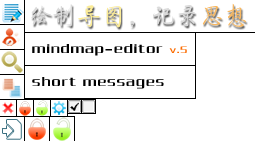
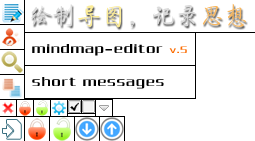
The second 255×141 image is a revision of the first. Changes to its layers:
added layer "图层 17 副本" above "图层 17" over [99, 116, 125, 141]
added layer "图层 17" above "图层 16" over [75, 116, 100, 141]
added layer "图层 16" above "图层 15" over [95, 99, 113, 117]
